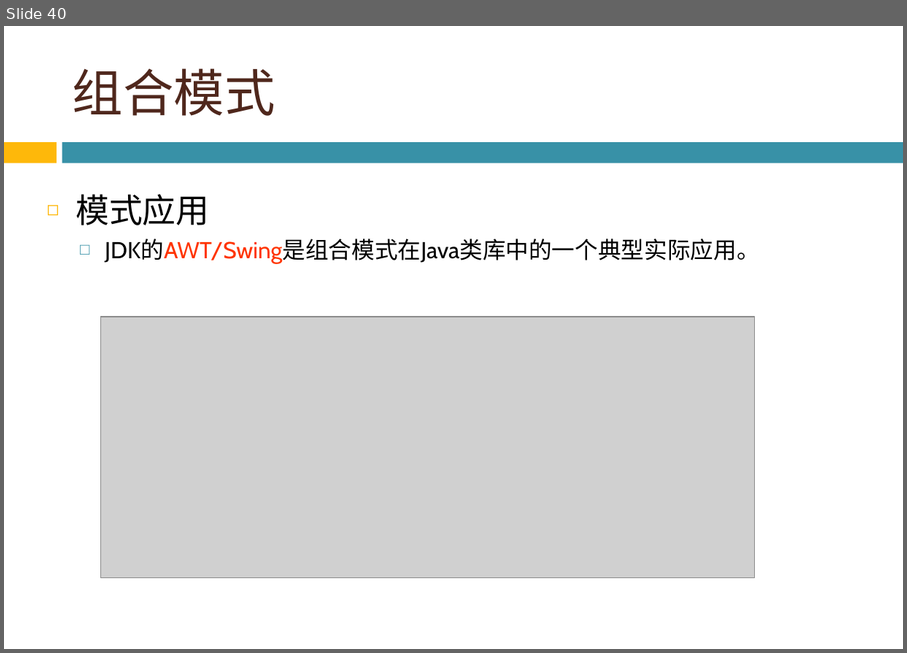
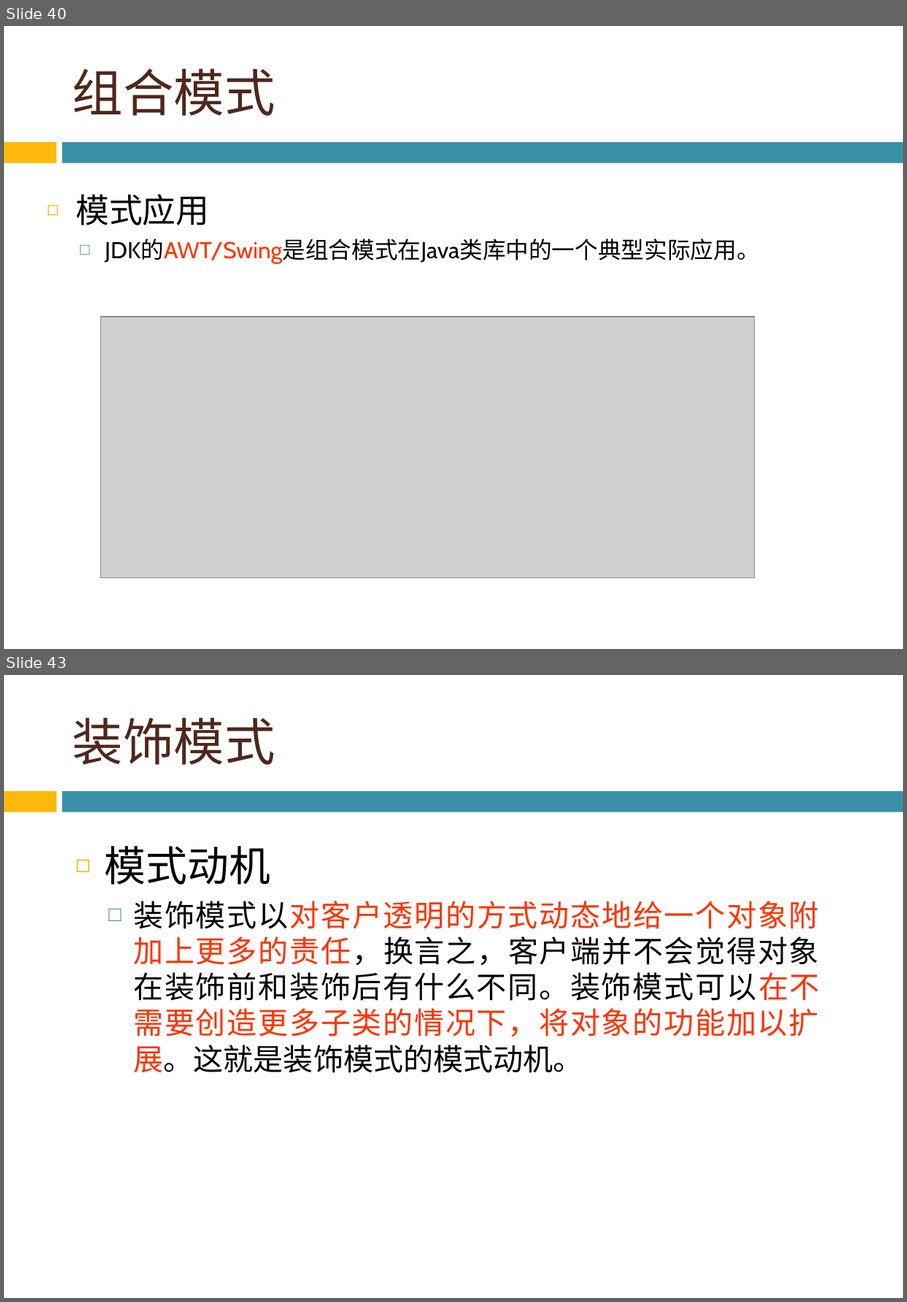
Before and after one commit to bonkboykz/jz81.github.io, a slide deck: course/smt/LectureNotes/(Spring2016)Lecture7.pptx. Shown one above the other, each under a label of ours: slide 40 before the commit, slides 40 and 43 after it; the slides between them are not shown. The pictures are 907x653 and 907x1302 pixels, drawn with LibreOffice and Linux fonts; fonts in the diff are those of the drawing; grey boxes stand for pictures; background and template pictures are left out. Boxes give left, top, right and bottom in pixels: in the first picture for what was removed or moved away, otherwise in the second. Text is boxed around its words. In the diff, an @@ line names an element or a change of style, - is before the commit and + after.

```diff
--- a/course/smt/LectureNotes/(Spring2016)Lecture7.pptx
+++ b/course/smt/LectureNotes/(Spring2016)Lecture7.pptx
@@ slide 43 added at [4, 675, 903, 1298], background picture (left out); not listed: 2 template elements that a slide beside it also shows @@
@@ title added at [73, 717, 276, 765], 44 pt, text #4F271C @@
+装饰模式
@@ text added at [105, 846, 819, 1073], 26 pt, text #000000 @@
+◻ 模式动机
+  □ 装饰模式以对客户透明的方式动态地给一个对象附加上更多的责任，换言之，客户端并不会觉得对象在装饰前和装饰后有什么不同。装饰模式可以在不需要创造更多子类的情况下，将对象的功能加以扩展。这就是装饰模式的模式动机。
```
Also in this commit, not shown: 1 slide changed, 33 other slides added.
